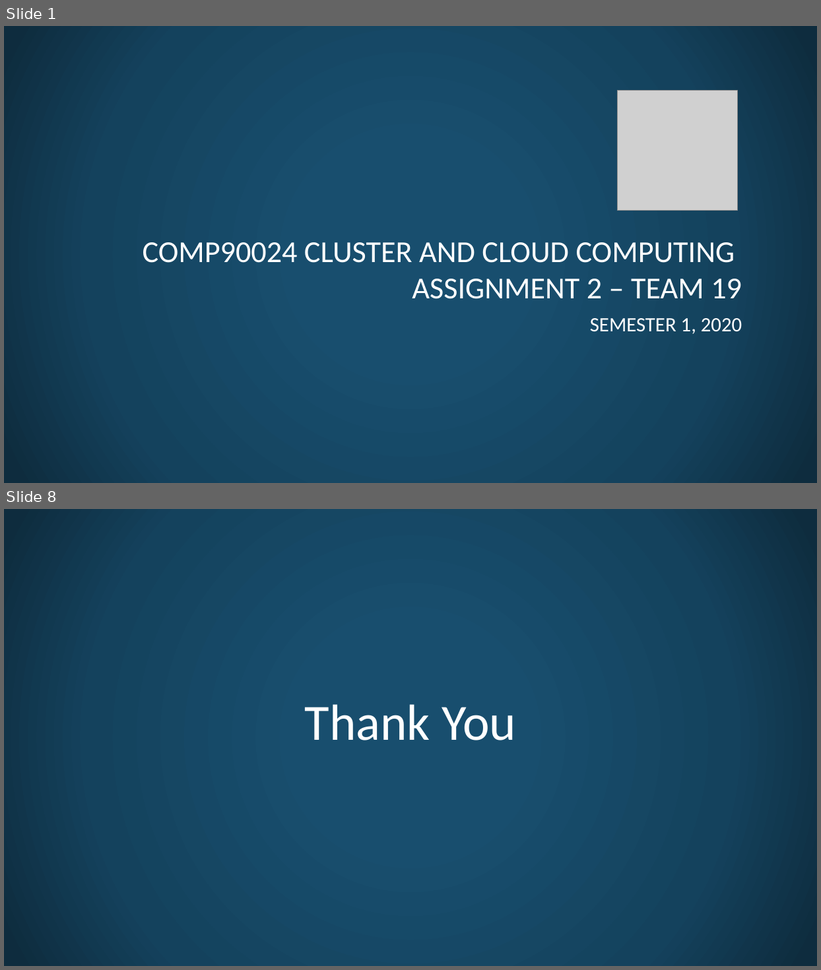
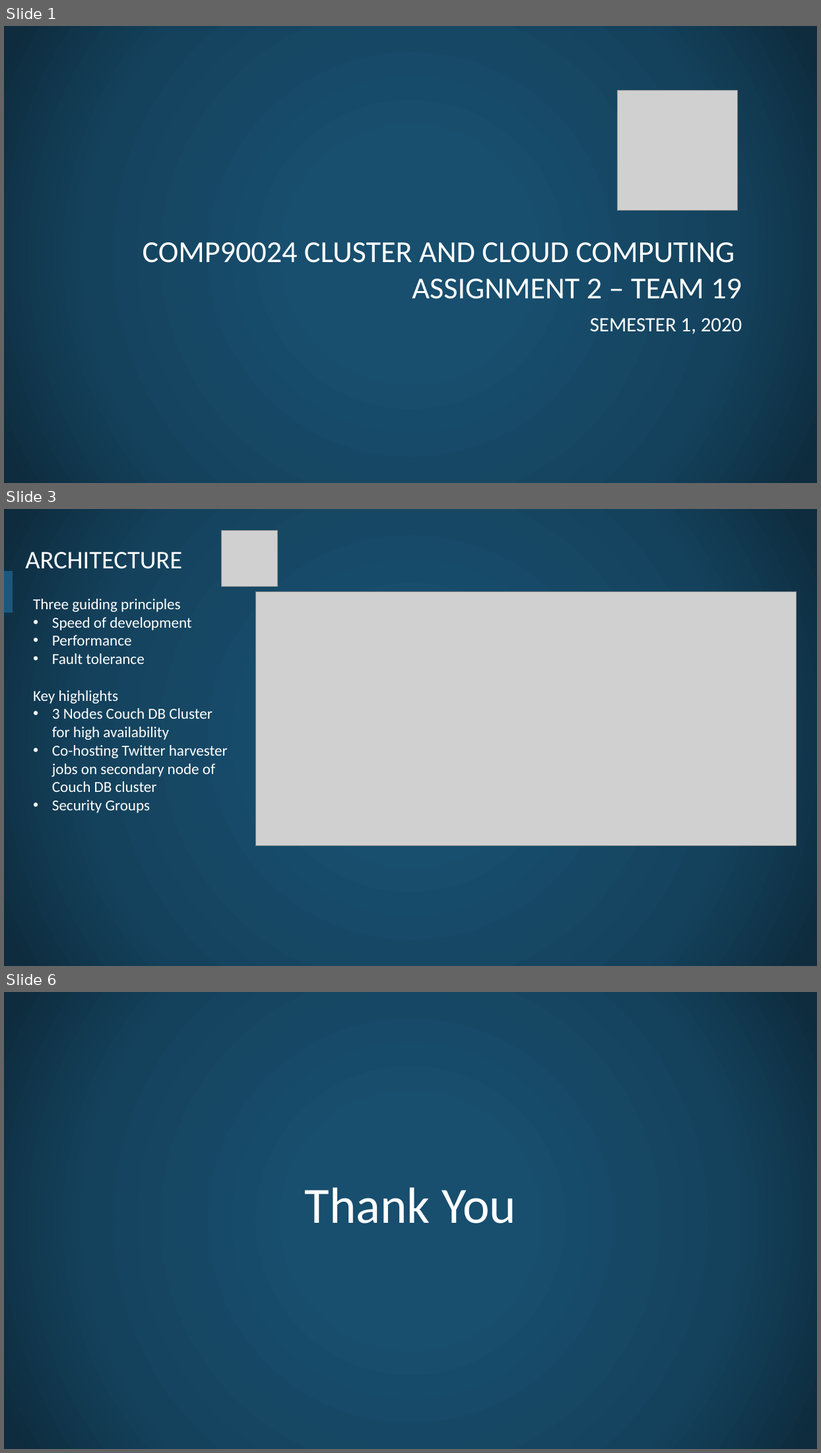
Before and after one commit to COMP90024-students/report, a slide deck: Team19_Presentation.pptx. Shown one above the other, each under a label of ours: slides 1 and 8 before the commit, slides 1, 3 and 6 after it; the slides between them are not shown. The pictures are 821x970 and 821x1453 pixels, drawn with LibreOffice and Linux fonts; fonts in the diff are those of the drawing; grey boxes stand for pictures; background and template pictures are left out. Boxes give left, top, right and bottom in pixels: in the first picture for what was removed or moved away, otherwise in the second. Text is boxed around its words. In the diff, an @@ line names an element or a change of style, - is before the commit and + after.

```diff
--- a/Team19_Presentation.pptx
+++ b/Team19_Presentation.pptx
@@ slide 3 added at [4, 509, 817, 966], background picture (left out) @@
@@ picture added at [222, 531, 278, 587] @@
@@ title added at [25, 552, 182, 569], 30 pt, text #FFFFFF @@
+ARCHITECTURE
@@ line added from (8, 609) to (8, 575), #1B587C 10 pt @@
@@ text added at [33, 599, 228, 813], 18 pt, text #FFFFFF @@
+Three guiding principles
+• Speed of development
+• Performance
+• Fault tolerance
+Key highlights
+• 3 Nodes Couch DB Cluster for high availability
+• Co-hosting Twitter harvester jobs on secondary node of Couch DB cluster
+• Security Groups
@@ picture added at [256, 592, 797, 846] @@
@@ what was slide 8 is now slide 6 @@
```
Also in this commit, not shown: 3 slides changed, 3 slides removed, 2 other files.
